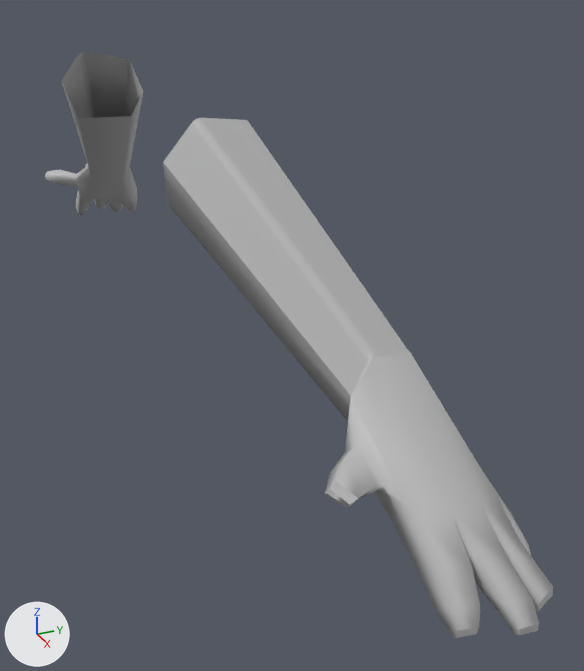
What one commit did to the FBX model Curio_Co/Maya Models/Character Assets/MC_FP_Hands_Idle.fbx.
Both versions are drawn from a 50 mm lens placed at (0.0828, -0.0234, 0.0981), pointed at (0.0033, 0.0124, 0.0583). The lights are fixed; the arrows at lower left show +X, +Y and +Z. The first picture is the older version. Where no turn or scale is listed for an object, it has been applied to the vertices.

Script lines for the objects in view, before the commit:
```python
me_mesh = bpy.data.meshes.new('Mesh')
me_mesh.from_pydata(...)  # 298 vertices, 266 faces; spans x -0.0283..0.0875, y -0.0063..0.0136, z 0.0201..0.0527
me_mesh.materials.append(mat_default_material)  # grey #bcbcbc
ob_arms = bpy.data.objects.new('ARMS', me_mesh)
ob_arms.location = (-0.0367, 0.0003, 0.0351)
```
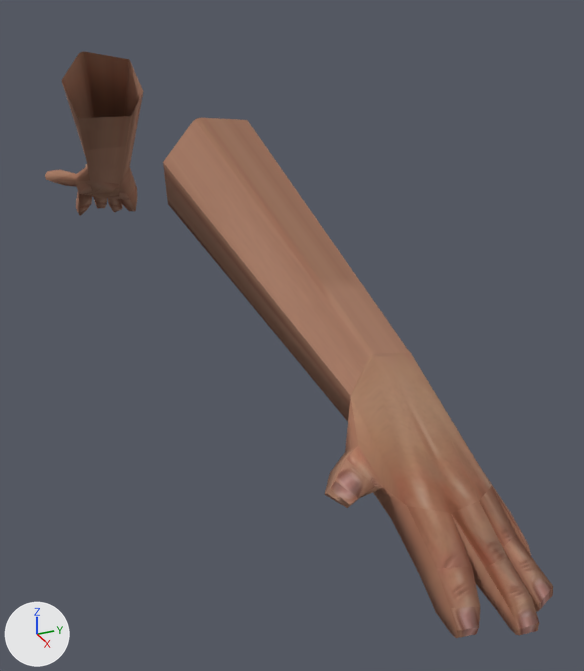
Pixel boxes [x1, y1, x2, y2] of what changed, in the pictures (584 x 671 px):
'ARMS', recoloured (grey to brown): [45, 52, 553, 638] in both

What the commit changed:
Picture 'ArmTrimSheet.png' (img_armtrimsheet_png) is new.
Material 'MC_Hands_Fixed:skin1' (mat_mc_hands_fixed_skin1) is new.
Its texture is img_armtrimsheet_png (with its transparency).
Its roughness is 1.0.
me_mesh has 298 vertices, 266 faces and spans x -0.0283..0.0875, y -0.0063..0.0136, z 0.0201..0.0527.
me_mesh no longer uses material mat_default_material (grey #bcbcbc).
me_mesh gains material mat_mc_hands_fixed_skin1 (picture img_armtrimsheet_png).
